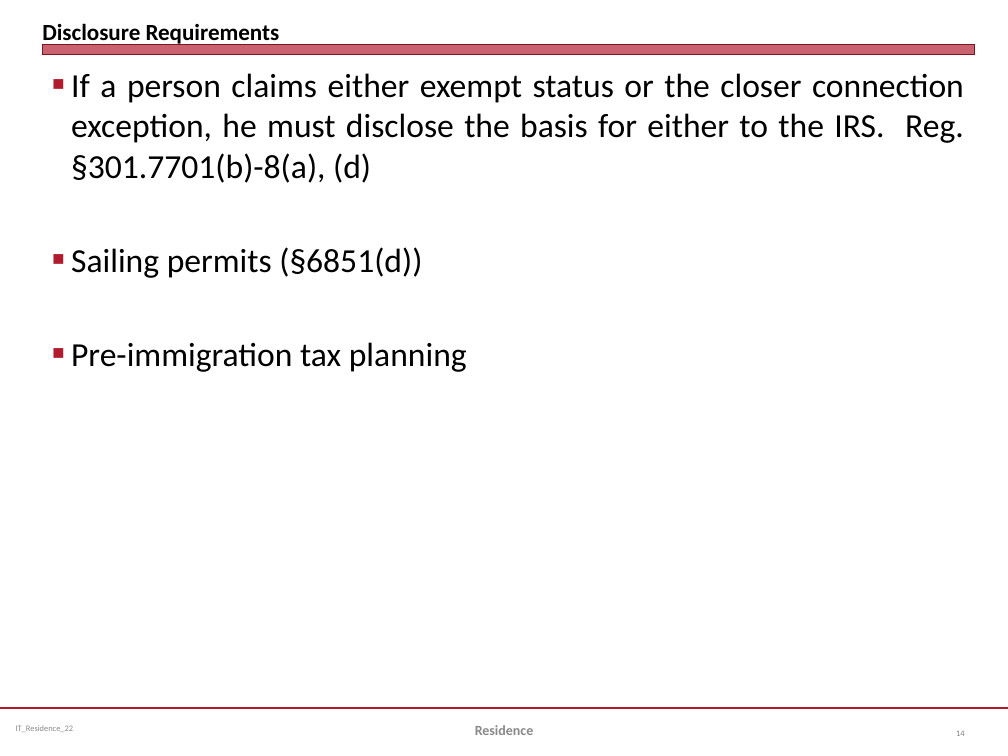
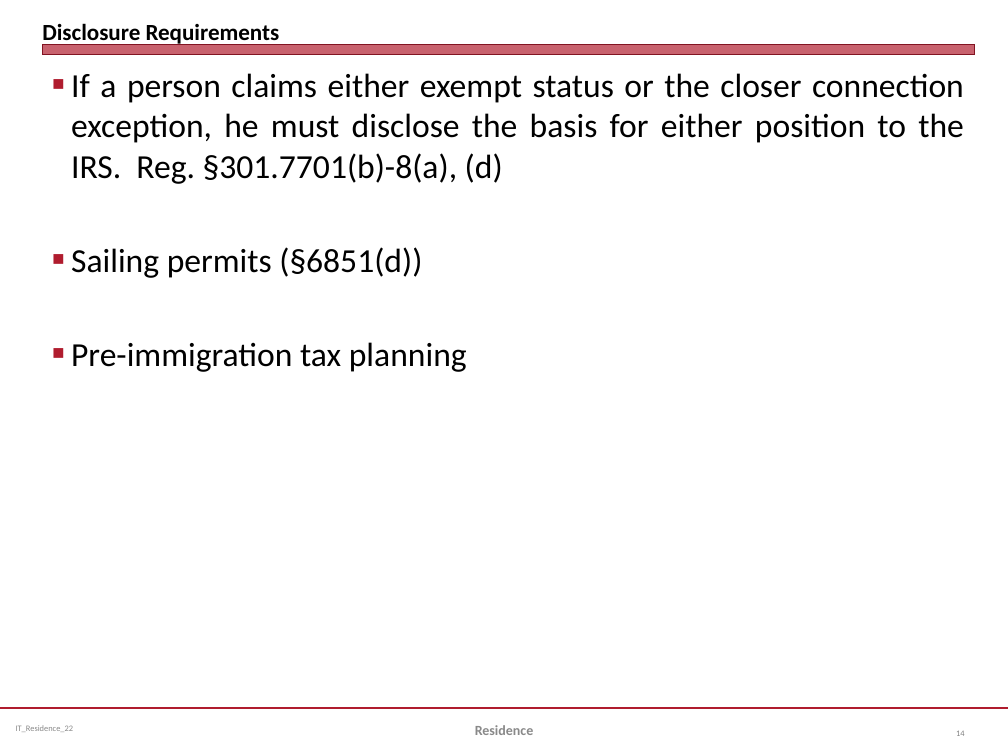
Before and after one commit to jmc877/International-Tax, a slide deck: slide 14 of slides/IT_Residence_22.pptx. Drawn at 1008x756 pixels with LibreOffice and Linux fonts; fonts in the diff are those of the drawing. Boxes give left, top, right and bottom in pixels: in the first picture for what was removed or moved away, otherwise in the second. Text is boxed around its words. In the diff, an @@ line names an element or a change of style, - is before the commit and + after.

```diff
--- a/slides/IT_Residence_22.pptx
+++ b/slides/IT_Residence_22.pptx
@@ text at (71, 73, 964, 184): text changed @@
-■ If a person claims either exempt status or the closer connection exception, he must disclose the basis for either to the IRS. Reg. §301.7701(b)-8(a), (d)
+■ If a person claims either exempt status or the closer connection exception, he must disclose the basis for either position to the IRS. Reg. §301.7701(b)-8(a), (d)
```
Also in this commit, not shown: 2 other slides changed, 4 other files.
